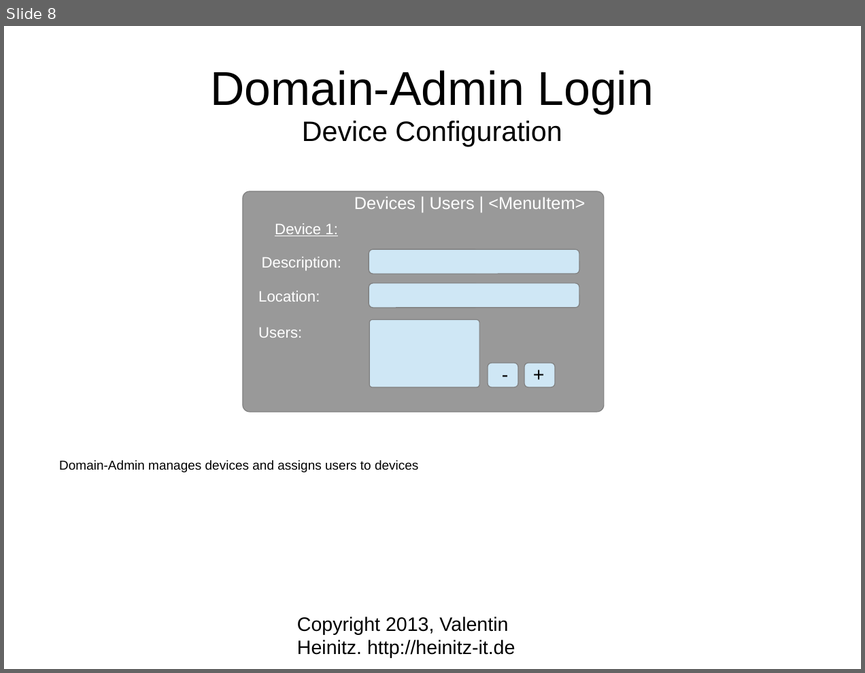
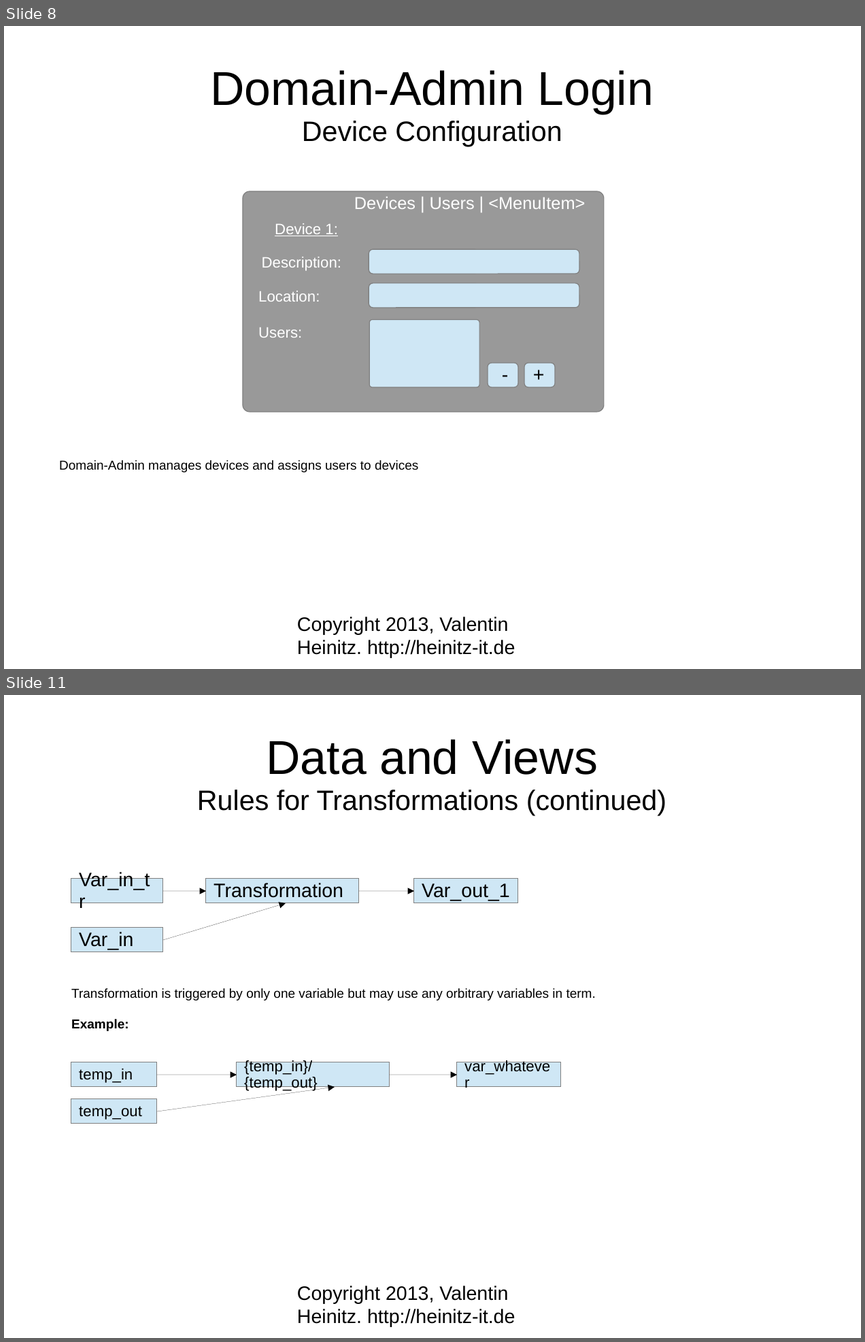
Before and after one commit to vheinitz/reatha, a slide deck: docu/TechPresentation.odp. Shown one above the other, each under a label of ours: slide 8 before the commit, slides 8 and 11 after it; the slides between them are not shown. The pictures are 865x673 and 865x1342 pixels, drawn with LibreOffice and Linux fonts; fonts in the diff are those of the drawing. Boxes give left, top, right and bottom in pixels: in the first picture for what was removed or moved away, otherwise in the second. Text is boxed around its words. In the diff, an @@ line names an element or a change of style, - is before the commit and + after.

Commit message:
Added spec for views, vars and transformations

```diff
--- a/docu/TechPresentation.odp
+++ b/docu/TechPresentation.odp
@@ slide 11 added at bbox=[4, 695, 861, 1338], background #FFFFFF @@
@@ title added at bbox=[197, 739, 666, 815], 26 pt, text #000000 @@
+Data and Views
+Rules for Transformations (continued)
@@ rectangle added at bbox=[71, 879, 163, 902], fill #CFE7F5, outline #808080 0 pt, 18 pt, text #000000 @@
+Var_in_tr
@@ arrow added from (163, 891) to (206, 891), #000000 0 pt @@
@@ rectangle added at bbox=[206, 879, 360, 902], fill #CFE7F5, outline #808080 0 pt, 18 pt, text #000000 @@
+Transformation
@@ arrow added from (360, 891) to (415, 891), #000000 0 pt @@
@@ rectangle added at bbox=[415, 879, 519, 902], fill #CFE7F5, outline #808080 0 pt, 18 pt, text #000000 @@
+Var_out_1
@@ arrow added from (163, 940) to (286, 903), #000000 0 pt @@
@@ rectangle added at bbox=[71, 928, 163, 951], fill #CFE7F5, outline #808080 0 pt, 18 pt, text #000000 @@
+Var_in
@@ text added at bbox=[71, 988, 596, 1031], 12 pt, text #000000 @@
+Transformation is triggered by only one variable but may use any orbitrary variables in term.
+Example:
@@ rectangle added at bbox=[71, 1062, 157, 1086], fill #CFE7F5, outline #808080 0 pt, 14 pt, text #000000 @@
+temp_in
@@ arrow added from (157, 1074) to (237, 1074), #000000 0 pt @@
@@ rectangle added at bbox=[237, 1062, 390, 1086], fill #CFE7F5, outline #808080 0 pt, 14 pt, text #000000 @@
+{temp_in}/{temp_out}
@@ arrow added from (390, 1074) to (458, 1074), #000000 0 pt @@
@@ rectangle added at bbox=[458, 1062, 562, 1086], fill #CFE7F5, outline #808080 0 pt, 14 pt, text #000000 @@
+var_whatever
@@ rectangle added at bbox=[71, 1100, 157, 1123], fill #CFE7F5, outline #808080 0 pt, 14 pt, text #000000 @@
+temp_out
@@ arrow added from (157, 1111) to (334, 1087), #000000 0 pt @@
@@ text added at bbox=[297, 1285, 515, 1327], 18 pt, text #000000 @@
+Copyright 2013, Valentin Heinitz. http://heinitz-it.de
```
Also in this commit, not shown: 1 slide changed, 4 other slides added.
